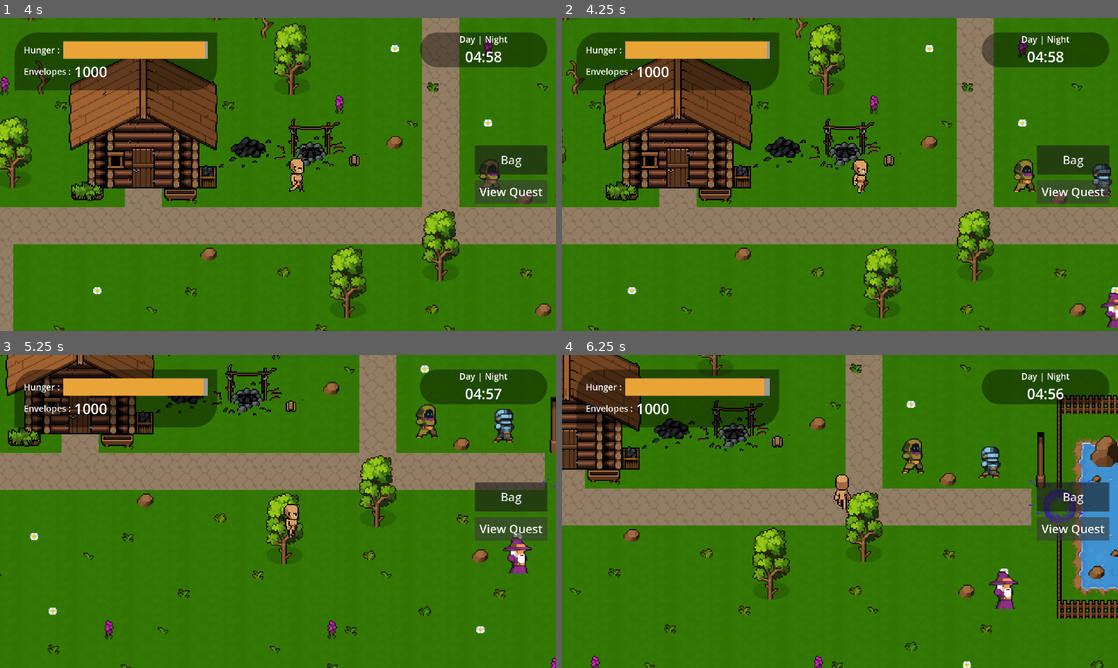
Above: before the commit, frames 1-4 (two rows, left to right).
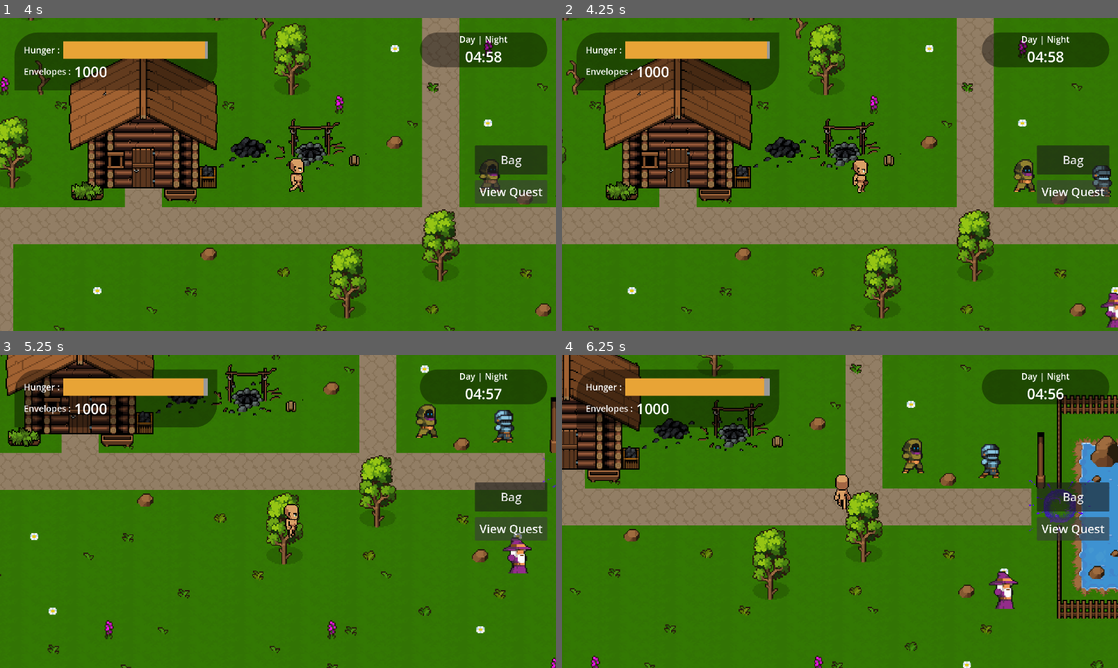
Above: after the commit, the same moments.

Repository: hoaxnt/envelhope-beta
Game: Godot game, scene res://Scenes/utils/main_menu.tscn
The game is run twice, just before and just after one commit, with the same random seed, the same clock (stepped at 60 frames per second) and the same inputs.
Inputs (mouse positions are in pixels of both pictures, inside the frame that each line leads up to):
- Up to frame 1 (4 s): click "Continue" at 0.5 s; click (278, 174) at 1.25 s; click "Bag" at 2 s; click "View Quest" at 2.75 s; hold Right (ui_right) from 3.53 s (still down); hold E (interact) from 3.53 s (still down)
- Up to frame 2 (4.25 s): keep holding Right (ui_right); keep holding E (interact)
- Up to frame 3 (5.25 s): release Right (ui_right) at 4.28 s; release E (interact) at 4.28 s; hold Down (ui_down) 4.28-5.03 s; tap Shift at 4.35 s; hold Right (ui_right) from 5.03 s (still down); hold E (interact) from 5.03 s (still down)
- Up to frame 4 (6.25 s): release Right (ui_right) at 5.78 s; release E (interact) at 5.78 s; hold Up (ui_up) from 5.78 s (still down); tap Shift at 5.85 s

Frame 1 is identical in both runs. In frame 2, 0.1% of the frame differs, in the area x 95-99%, y 46-57%; in frame 3, 0.2%; in frame 4, 0.2%, in the area x 75-79%, y 28-38%.

Commit message:
feat: added harvester npc

Diff:
--- a/Scenes/characters/npc_island/diver.tscn
+++ b/Scenes/characters/npc_island/diver.tscn
@@ -51,4 +51,3 @@
 [node name="AnimatedSprite2D" type="AnimatedSprite2D" parent="."]
 sprite_frames = SubResource("SpriteFrames_hyevw")
 autoplay = "default"
-frame_progress = 0.50000614
